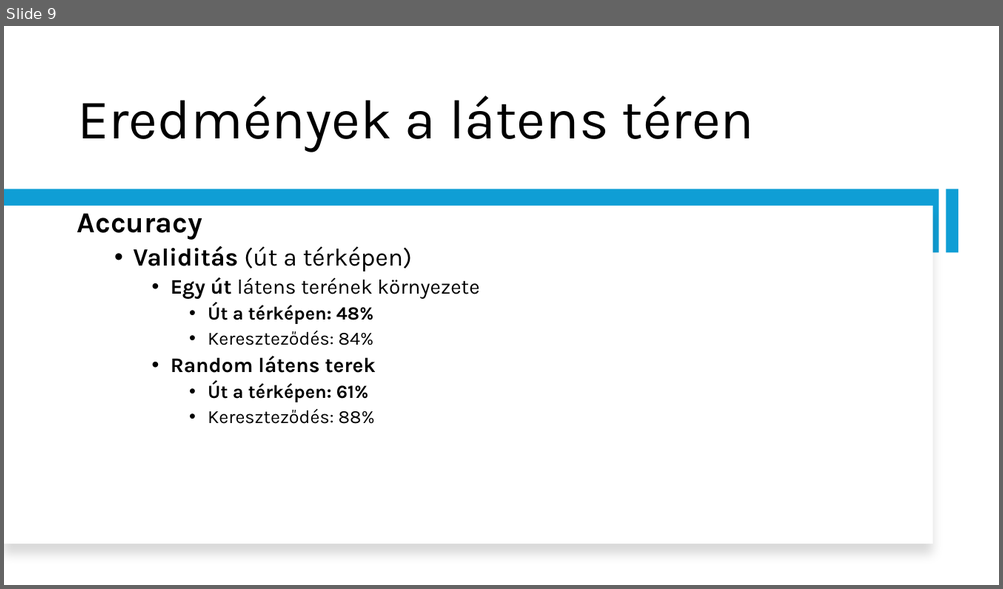
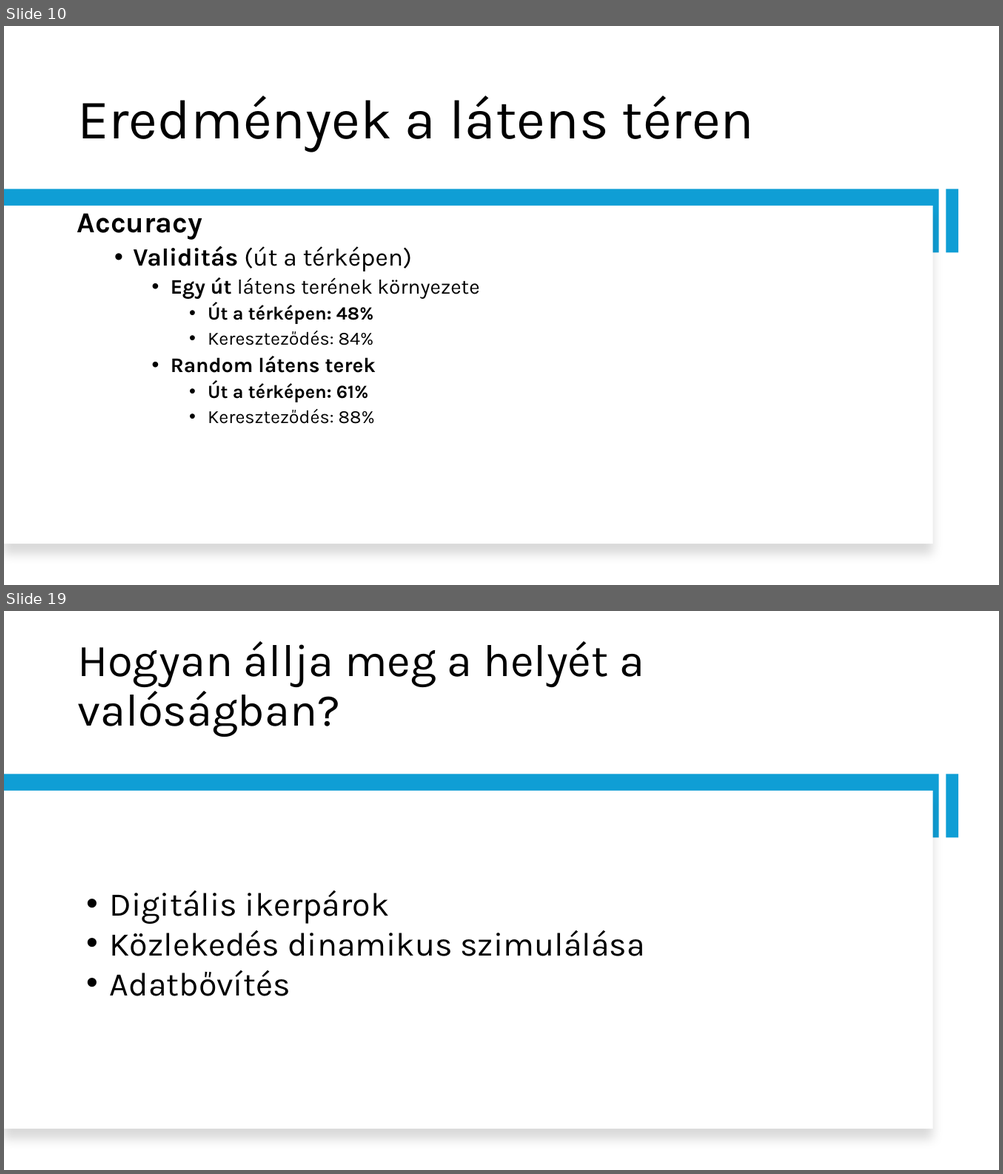
Before and after one commit to Matyiko/Dipterv, a slide deck: Gépjárműkövetés a mesterséges intelligencia módszereivel.pptx. Shown one above the other, each under a label of ours: slide 9 before the commit, slides 10 and 19 after it; the slides between them are not shown. The pictures are 1003x589 and 1003x1174 pixels, drawn with LibreOffice and Linux fonts; fonts in the diff are those of the drawing. Boxes give left, top, right and bottom in pixels: in the first picture for what was removed or moved away, otherwise in the second. Text is boxed around its words. In the diff, an @@ line names an element or a change of style, - is before the commit and + after.

```diff
--- a/Gépjárműkövetés a mesterséges intelligencia módszereivel.pptx
+++ b/Gépjárműkövetés a mesterséges intelligencia módszereivel.pptx
@@ slide 19 added at (4, 611, 999, 1170), background #FFFFFF @@
@@ title added at (77, 641, 644, 737), 44 pt, text #000000 @@
+Hogyan állja meg a helyét a valóságban?
@@ rectangle added at (4, 775, 939, 838), fill #0F9ED5 @@
@@ rectangle added at (945, 775, 959, 838), fill #0F9ED5 @@
@@ rectangle added at (4, 791, 933, 1130), fill #FFFFFF @@
@@ text added at (110, 891, 645, 997), 32 pt, text #000000 @@
+• Digitális ikerpárok
+• Közlekedés dinamikus szimulálása
+• Adatbővítés
@@ what was slide 9 is now slide 10 @@
```
Also in this commit, not shown: 4 slides changed, 12 other slides added, 3 slides removed, 10 other files.
